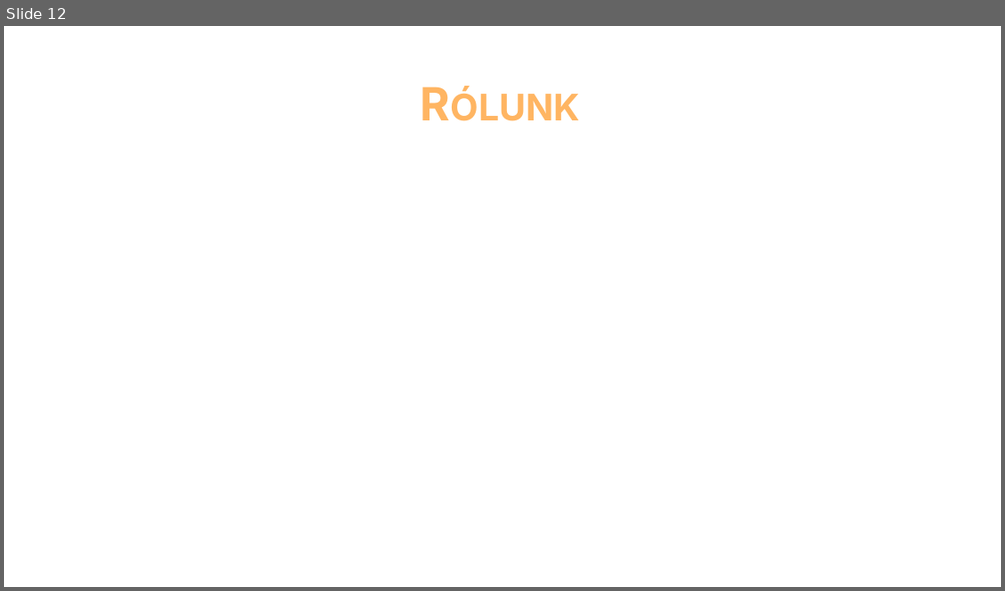
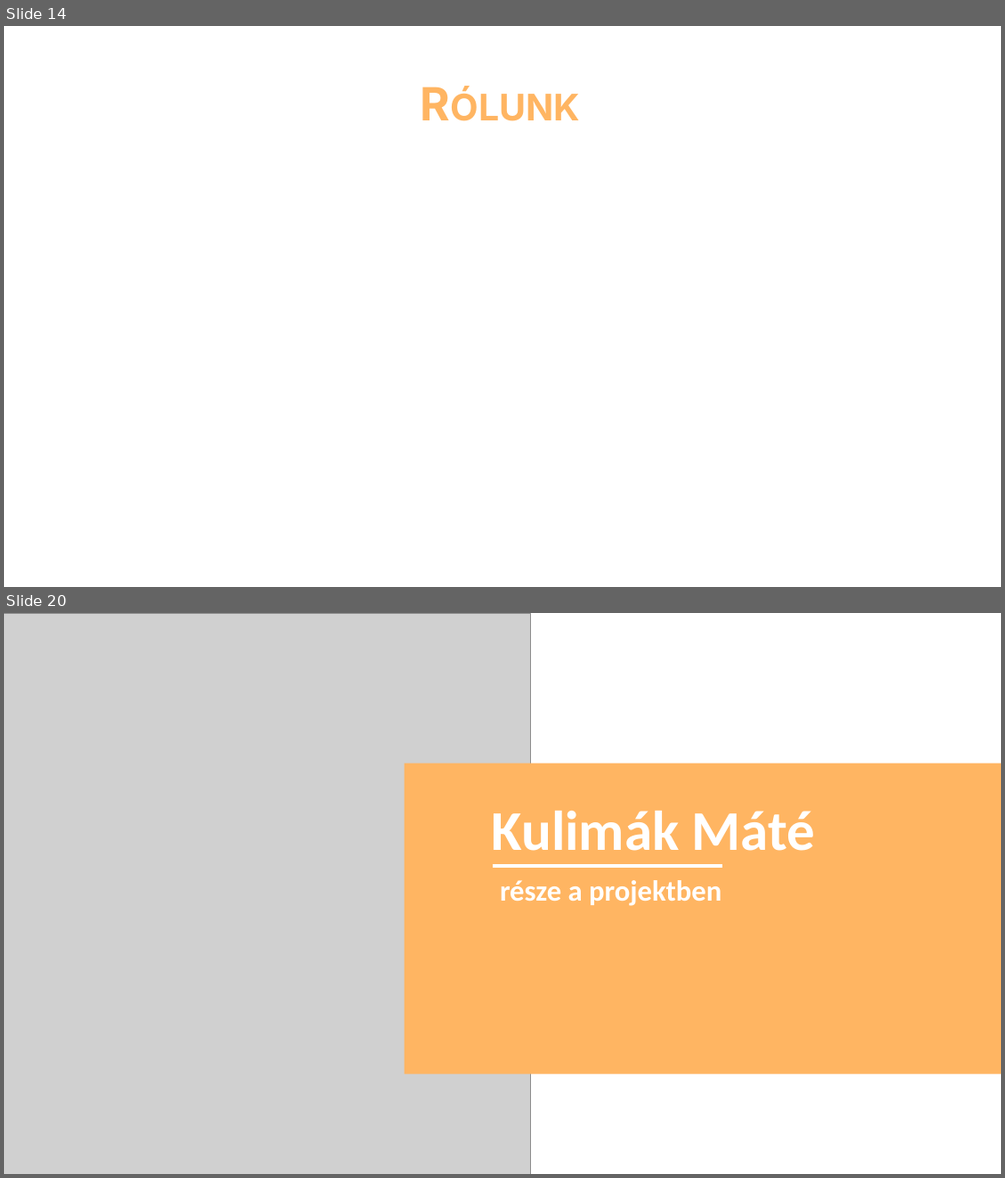
Before and after one commit to dzsofri/kulimuli.com, a slide deck: ikt projektfeladat.pptx. Shown one above the other, each under a label of ours: slide 12 before the commit, slides 14 and 20 after it; the slides between them are not shown. The pictures are 1005x591 and 1005x1178 pixels, drawn with LibreOffice and Linux fonts; fonts in the diff are those of the drawing; grey boxes stand for pictures. Boxes give left, top, right and bottom in pixels: in the first picture for what was removed or moved away, otherwise in the second. Text is boxed around its words. In the diff, an @@ line names an element or a change of style, - is before the commit and + after.

```diff
--- a/ikt projektfeladat.pptx
+++ b/ikt projektfeladat.pptx
@@ slide 20 added at (x1=4, y1=613, x2=1001, y2=1174), background #FFFFFF @@
@@ picture added at (x1=4, y1=613, x2=531, y2=1174) @@
@@ rectangle added at (x1=404, y1=763, x2=1001, y2=1074), fill #FFB562 @@
@@ text added at (x1=492, y1=811, x2=815, y2=851), 54 pt, text #FFFFFF, bold @@
+Kulimák Máté
@@ line added from (493, 866) to (722, 866), #FFFFFF 3 pt @@
@@ text added at (x1=500, y1=880, x2=721, y2=906), 28 pt, text #FFFFFF, bold @@
+része a projektben
@@ what was slide 12 is now slide 14 @@
```
Also in this commit, not shown: 12 slides changed, 5 other slides added.
